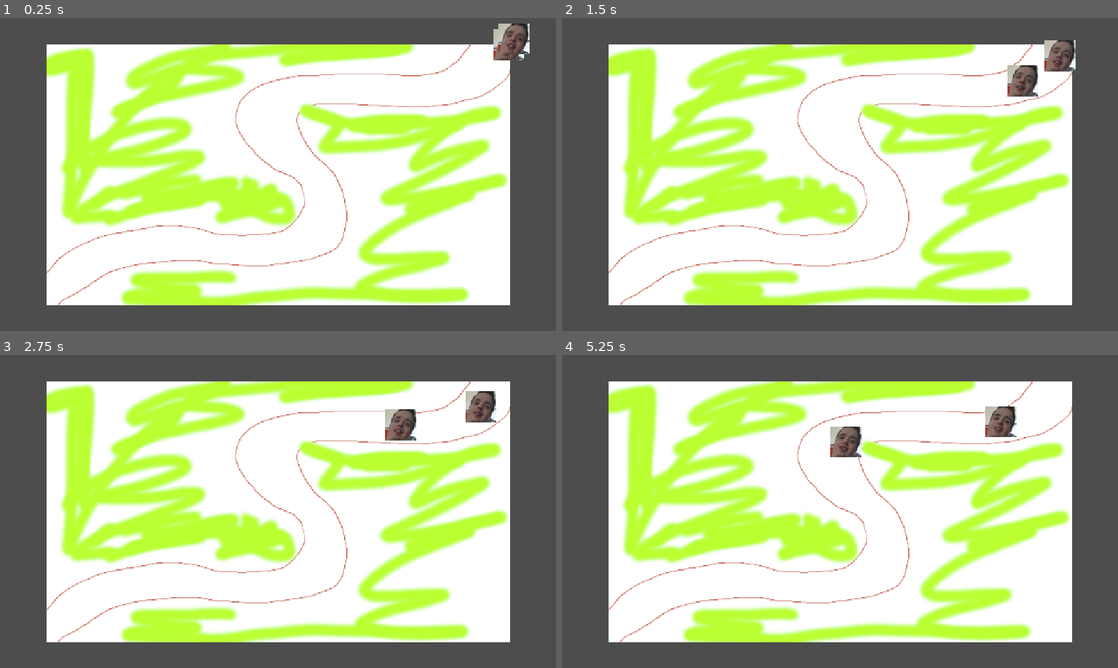
Above: before the commit, frames 1-4 (two rows, left to right).
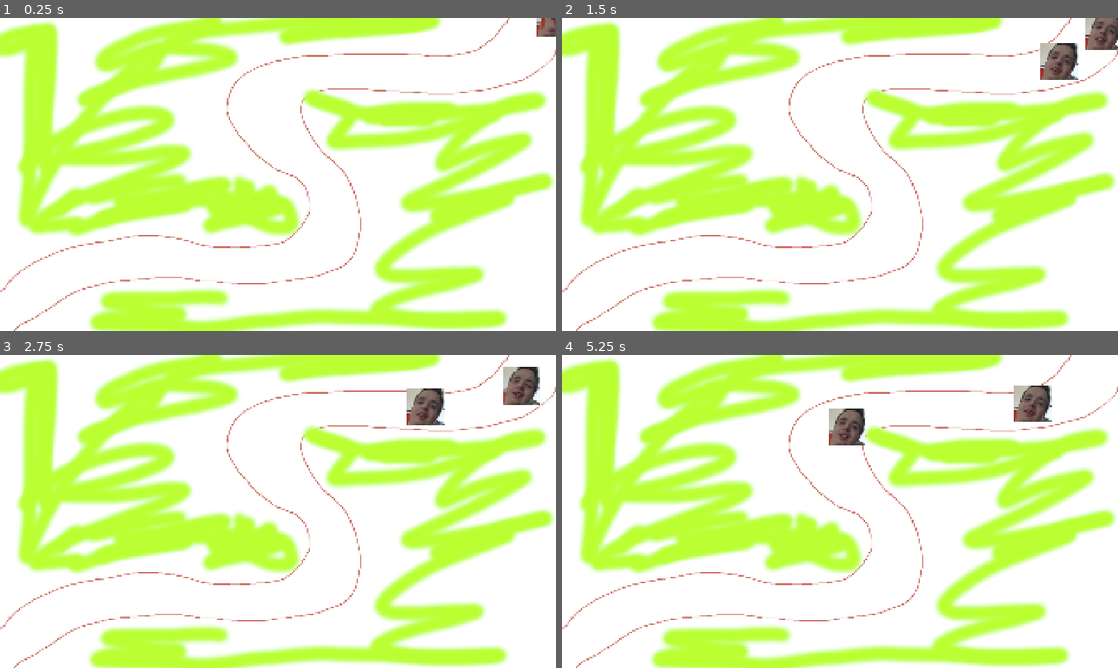
Above: after the commit, the same moments.

Repository: AstroFP/BrainRot-Tower-Defense
Game: Godot game, scene res://scenes/levels/TestLevel.tscn
Two runs of this game, one before a commit and one after it. Both use one fixed random seed, a clock stepped at 60 frames per second and the inputs below.
Inputs:
- Up to frame 1 (0.25 s): no input
- Up to frame 2 (1.5 s): no input
- Up to frame 3 (2.75 s): no input
- Up to frame 4 (5.25 s): no input

The runs differ from the first frame. In frame 1, 62% of the frame differs, in the area x 0-100%, y 0-100%; in frame 2, 62%; in frame 3, 63%; in frame 4, 64%.

Commit message:
fix: Adjust viewport settings

Diff:
--- a/project.godot
+++ b/project.godot
@@ -16,7 +16,12 @@
 
 [display]
 
+window/size/viewport_width=1920
+window/size/viewport_height=1080
+window/size/window_width_override=844
+window/size/window_height_override=400
 window/stretch/mode="canvas_items"
+window/stretch/aspect="expand"
 
 [file_customization]
 
--- a/scenes/levels/TestLevel.tscn
+++ b/scenes/levels/TestLevel.tscn
@@ -20,4 +20,3 @@
 [node name="GameManager" parent="." instance=ExtResource("2_w20ko")]
 
 [node name="Camera2D" type="Camera2D" parent="."]
-zoom = Vector2(0.5, 0.5)
--- a/scenes/levels/TestLevel2.tscn
+++ b/scenes/levels/TestLevel2.tscn
@@ -23,7 +23,6 @@
 position = Vector2(986, -577)
 
 [node name="Camera2D" type="Camera2D" parent="."]
-zoom = Vector2(0.5, 0.5)
 
 [node name="GameManager" type="Node2D" parent="."]
 script = ExtResource("3_j8uew")
